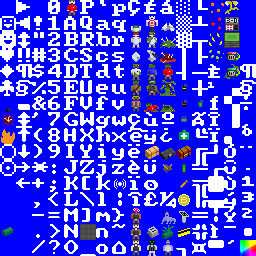
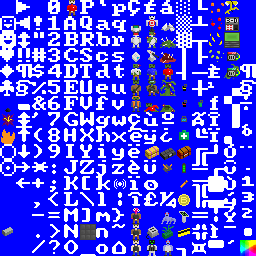
Two versions of the same layered image (256×256). Layer-by-layer changes:
added layer "brick of foodstuffs copy" above "brick of foodstuffs" over [2, 227, 13, 236]
